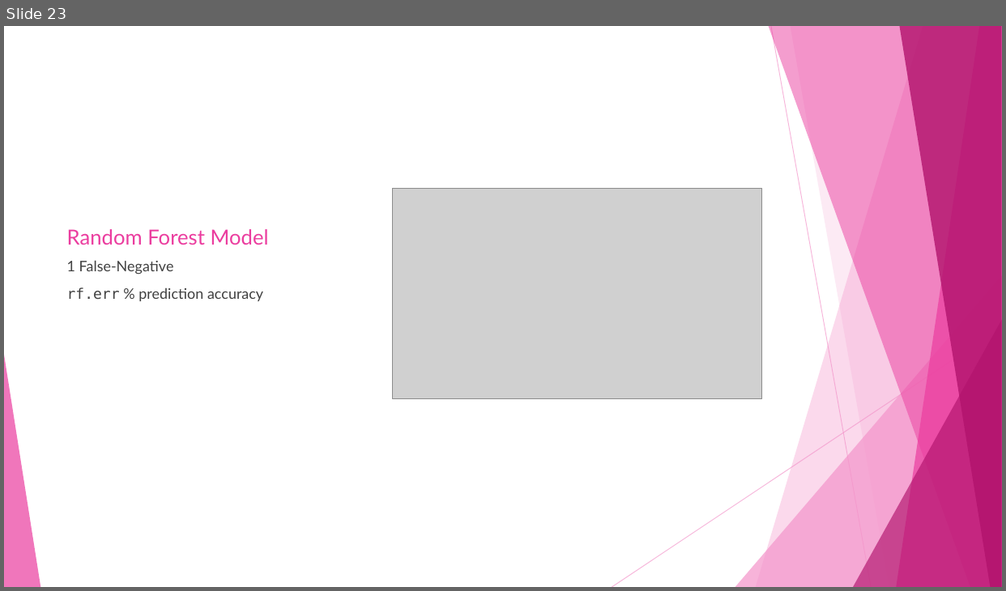
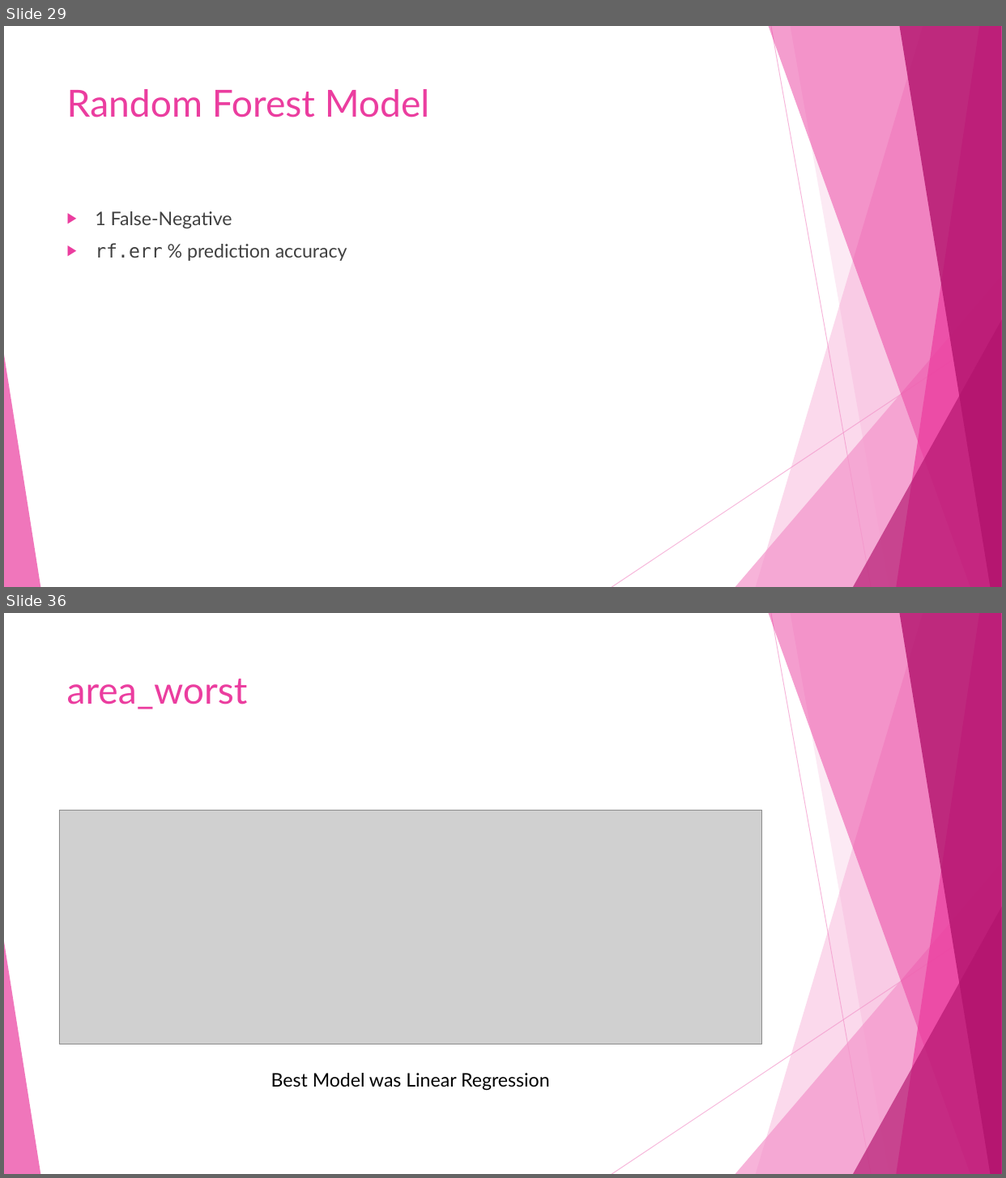
Before and after one commit to dlaposata/Breast_Cancer_Analysis, a slide deck: powerpoint.pptx. Shown one above the other, each under a label of ours: slide 23 before the commit, slides 29 and 36 after it; the slides between them are not shown. The pictures are 1006x591 and 1006x1178 pixels, drawn with LibreOffice and Linux fonts; fonts in the diff are those of the drawing; grey boxes stand for pictures. Boxes give left, top, right and bottom in pixels: in the first picture for what was removed or moved away, otherwise in the second. Text is boxed around its words. In the diff, an @@ line names an element or a change of style, - is before the commit and + after.

```diff
--- a/powerpoint.pptx
+++ b/powerpoint.pptx
@@ slide 36 added at (x1=4, y1=613, x2=1002, y2=1174), background #FFFFFF; not listed: 10 template elements that a slide beside it also shows @@
@@ title added at (x1=67, y1=679, x2=248, y2=709), 36 pt, text #EB3D9F @@
+area_worst
@@ picture added at (x1=59, y1=811, x2=762, y2=1044) @@
@@ text added at (x1=271, y1=1073, x2=550, y2=1091), 18 pt, text #000000 @@
+Best Model was Linear Regression
@@ what was slide 23 is now slide 29 @@
@@ slide 29 changed as well @@
@@ title "Random Forest Model" moved from (x1=67, y1=229, x2=269, y2=245) to (x1=67, y1=89, x2=430, y2=118) @@
@@ title "Random Forest Model" at (x1=67, y1=89, x2=430, y2=118): size 20 to 36 pt; vertical alignment bottom to top @@
@@ picture removed at (x1=393, y1=189, x2=761, y2=399) @@
@@ text "1 False-Negative" moved from (x1=67, y1=260, x2=263, y2=301) to (x1=95, y1=211, x2=347, y2=261) @@
@@ text "1 False-Negative" at (x1=95, y1=211, x2=347, y2=261): size 14 to 18 pt; bullet none to ▶ @@
```
Also in this commit, not shown: 4 other slides changed, 19 other slides added, 5 slides removed, 6 other files.
